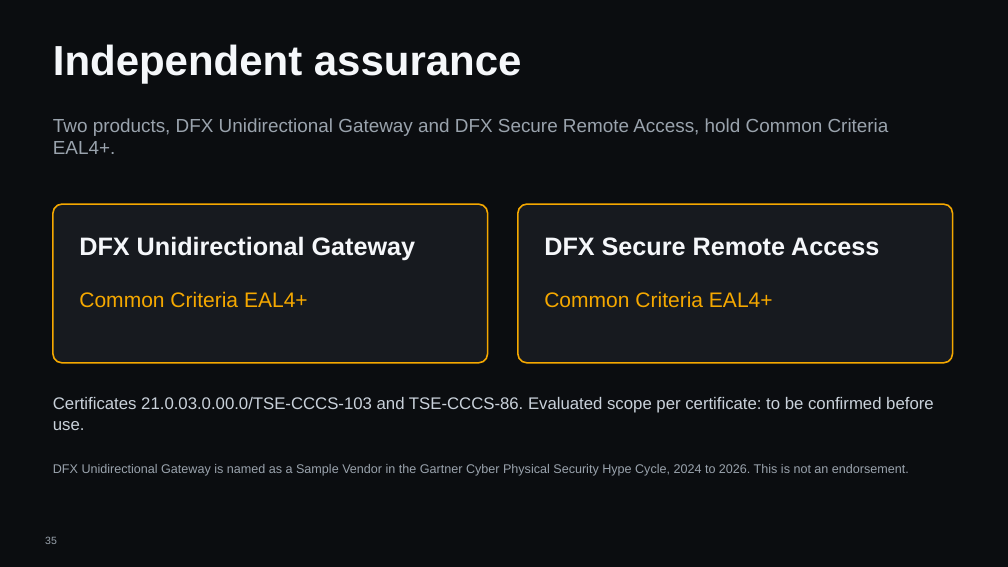
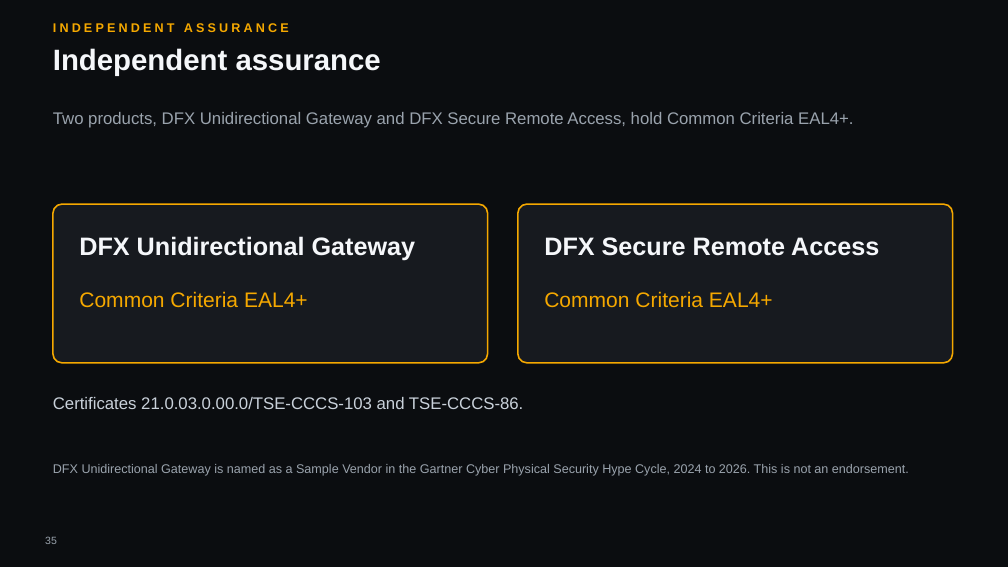
Before and after one commit to hybridus/DFX_Marketing, a slide deck: slide 35 of Projects/03_Presales_Master_Deck/pilot/DFX_Master_deck.pptx. Drawn at 1008x567 pixels with LibreOffice and Linux fonts; fonts in the diff are those of the drawing; background and template pictures are left out. Boxes give left, top, right and bottom in pixels: in the first picture for what was removed or moved away, otherwise in the second. Text is boxed around its words. In the diff, an @@ line names an element or a change of style, - is before the commit and + after.

```diff
--- a/Projects/03_Presales_Master_Deck/pilot/DFX_Master_deck.pptx
+++ b/Projects/03_Presales_Master_Deck/pilot/DFX_Master_deck.pptx
@@ text added at (53,23,289,32), 12 pt, text #F5A800, bold @@
+INDEPENDENT ASSURANCE
@@ text "Independent assurance" at (53,48,381,76): size 40 to 28 pt @@
@@ text "Two products, DFX Unidirectional Gateway ..." at (53,112,853,128): size 18 to 16 pt @@
@@ text at (53,397,523,409): text changed @@
-Certificates 21.0.03.0.00.0/TSE-CCCS-103 and TSE-CCCS-86. Evaluated scope per certificate: to be confirmed before use.
+Certificates 21.0.03.0.00.0/TSE-CCCS-103 and TSE-CCCS-86.
```
Also in this commit, not shown: 35 other slides changed, 1 slide added, 1 slide removed, 8 other files.
